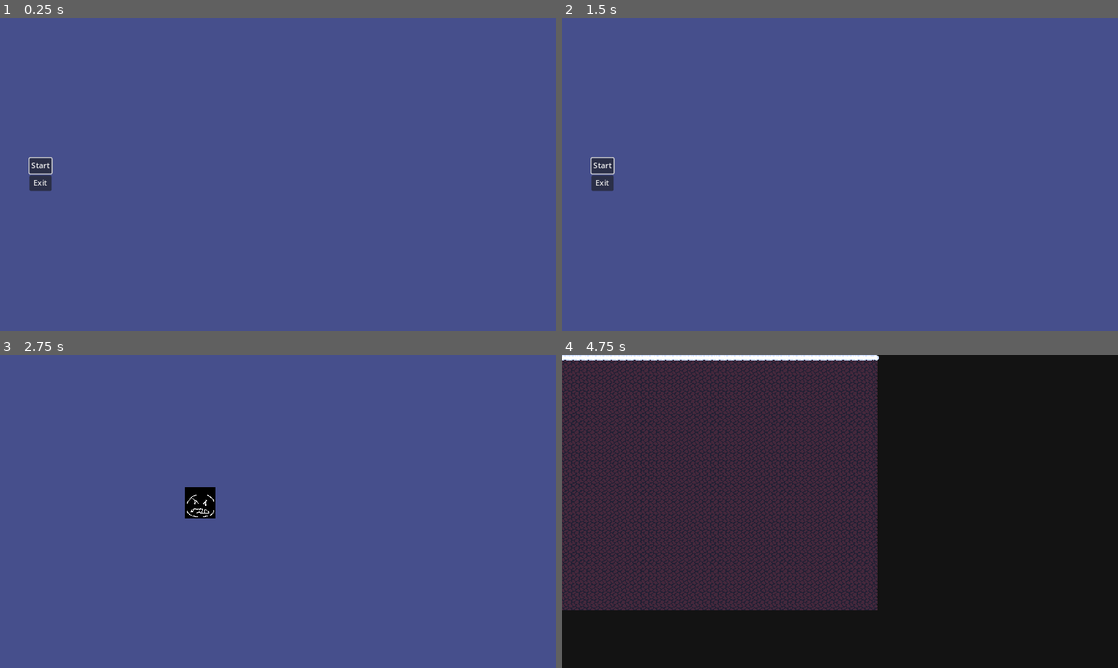
Above: before the commit, frames 1-4 (two rows, left to right).
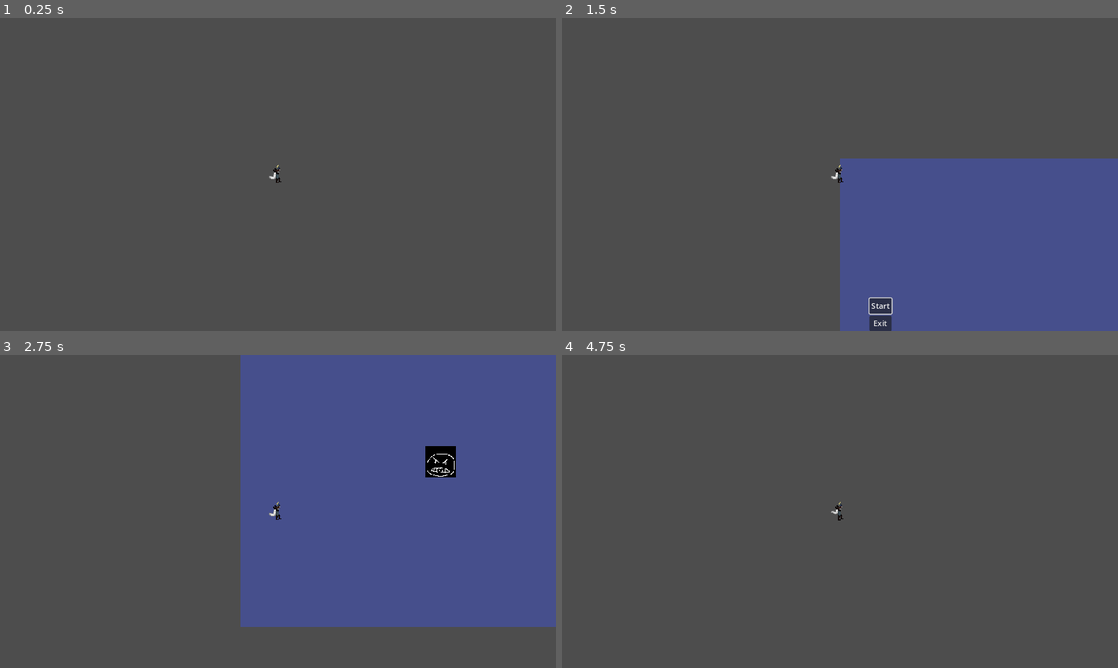
Above: after the commit, the same moments.

Repository: Tooffeer/1st-Semester-Creative-Project
Game: Godot game, scene res://Scenes/Main/main.tscn
The game is run twice, just before and just after one commit, with the same random seed, the same clock (stepped at 60 frames per second) and the same inputs.
Inputs (mouse positions are in pixels of both pictures, inside the frame that each line leads up to; where the layout moved, square brackets give the same spot in the first picture):
- Up to frame 1 (0.25 s): no input
- Up to frame 2 (1.5 s): click (600, 165) at 0.5 s, where only the run before the commit has a clickable "Start"; click (600, 165) at 1.25 s, where only the run before the commit has a clickable "Start"
- Up to frame 3 (2.75 s): tap Enter (ui_accept) at 2 s; hold D (right) from 2.03 s (still down); hold Space (jump) from 2.03 s (still down)
- Up to frame 4 (4.75 s): release D (right) at 2.75 s; release Space (jump) at 2.75 s; click (984, 445) [745, 486] at 2.75 s; click (745, 486) at 3.52 s; hold D (right) from 4.28 s (still down); tap Space (jump) at 4.35, 4.52 s

The runs differ from the first frame. In frame 1, 100% of the frame differs, in the area x 0-100%, y 0-100%; in frame 2, 73%; in frame 3, 51%; in frame 4, 100%.

Commit message:
Whatever i was working on

Diff:
--- a/1st Semester Creative Project/SceneTransition.gd
+++ /dev/null
@@ -1,8 +0,0 @@
-extends CanvasLayer
-
-@onready var animation_player = $AnimationPlayer
-
-func changeScene(target):
-	animation_player.play("Dissolve")
-	await animation_player.animation_finished
-	get_tree().change
--- a/1st Semester Creative Project/Scenes/Game/Levels/Level_1/level_1.gd
+++ b/1st Semester Creative Project/Scenes/Game/Levels/Level_1/level_1.gd
@@ -1,9 +1,10 @@
 extends Node2D
+
+@onready var spawner = $Spawners/Spawner
 
 # Called when the node enters the scene tree for the first time.
 func _ready():
 	pass
-
 # Called every frame. 'delta' is the elapsed time since the previous frame.
 func _process(delta):
 	pass
--- a/1st Semester Creative Project/Scenes/Game/Player2D/player.gd
+++ b/1st Semester Creative Project/Scenes/Game/Player2D/player.gd
@@ -34,6 +34,7 @@
 	# When player scene is created
 	playerHealth = MAXplayerHealth
 
+
 # Called every frame. 'delta' is the elapsed time since the previous frame.
 func _physics_process(delta):
 	# Get player input direction
@@ -64,7 +65,7 @@
 func jump(delta, direction):
 	if not is_on_floor():
 		# Apply gravity when in air
-		velocity.y += get_gravity() * delta
+		velocity.y += getGravity() * delta
 
 		# Starts the coyote timer
 		coyoteTimer += delta
@@ -93,7 +94,7 @@
 
 func wallSlide(delta, direction):
 	if is_on_wall() and !is_on_floor():
-		if Input.is_action_pressed("left") or Input.is_action_pressed("right"):
+		if direction != 0:
 			isWallSliding = true
 	else:
 		isWallSliding = false
@@ -102,7 +103,7 @@
 		velocity.y += wallJumpGravity * delta
 		velocity.y = min(velocity.y, wallJumpGravity)
 
-func get_gravity():
+func getGravity():
 	return jumpGravity if velocity.y < 0.0 else fallGravity
 
 func stateMachine(direction):
--- a/1st Semester Creative Project/Scenes/Game/Player2D/player.tscn
+++ b/1st Semester Creative Project/Scenes/Game/Player2D/player.tscn
@@ -177,12 +177,3 @@
 sprite_frames = SubResource("SpriteFrames_inid1")
 animation = &"Wallslide"
 frame_progress = 0.272737
-
-[node name="Camera2D" type="Camera2D" parent="."]
-position = Vector2(0, -28)
-zoom = Vector2(2.75, 2.75)
-drag_horizontal_enabled = true
-drag_vertical_enabled = true
-drag_left_margin = 0.28
-drag_top_margin = 0.5
-drag_bottom_margin = 0.35
--- a/1st Semester Creative Project/Scenes/Game/game.gd
+++ b/1st Semester Creative Project/Scenes/Game/game.gd
@@ -1,9 +1,27 @@
 extends Node2D
+
+var player = preload("res://Scenes/Game/Player2D/player.tscn").instantiate()
+@onready var camera_anchor = $CameraAnchor
+
+signal playerDead
 
 # Called when the node enters the scene tree for the first time.
 func _ready():
-	pass # Replace with function body.
+	connect("playerDead", spawnPlayer)
+	self.emit_signal("playerDead")
 
 # Called every frame. 'delta' is the elapsed time since the previous frame.
 func _process(delta):
+	#var test = get_node("/root/Global")
+	#test.emit_signal("playerDead")
+	cameraPosition()
 	pass
+
+func spawnPlayer():
+	self.add_child(player)
+	player.position = Vector2(0, -399)
+	camera_anchor.position = player.position
+
+func cameraPosition():
+	if player.is_inside_tree():
+		camera_anchor.position = player.position
--- a/1st Semester Creative Project/Scenes/Game/game.tscn
+++ b/1st Semester Creative Project/Scenes/Game/game.tscn
@@ -4,3 +4,7 @@
 
 [node name="Game" type="Node2D"]
 script = ExtResource("1_4barx")
+
+[node name="CameraAnchor" type="Node2D" parent="."]
+
+[node name="Camera2D" type="Camera2D" parent="CameraAnchor"]
--- a/1st Semester Creative Project/Scenes/Main/main.gd
+++ b/1st Semester Creative Project/Scenes/Main/main.gd
@@ -9,7 +9,6 @@
 # Preload scenes
 var gameScene = preload("res://Scenes/Game/game.tscn").instantiate()
 var level_1 = preload("res://Scenes/Game/Levels/Level_1/level_1.tscn").instantiate()
-var player = preload("res://Scenes/Game/Player2D/player.tscn").instantiate()
 
 # Called when the node enters the scene tree for the first time.
 func _ready():
@@ -35,7 +34,7 @@
 	get_tree().quit()
 
 func _on_level_1_pressed():
-	# Load level 1 and player, added to gamescene
+	# Load level 1, added to gamescene
 	loadScene(level_1, gameScene)
 
 	# Hide title for now
@@ -45,7 +44,3 @@
 	animation_player.play("Dissolve")
 	await animation_player.animation_finished
 	animation_player.play_backwards("Dissolve")
-	loadScene(player, gameScene)
-
-	# Prevents player from spawning into map, remove until i get a spawnpoint working
-	player.position = Vector2(0,-40)
--- /dev/null
+++ b/1st Semester Creative Project/global.gd
@@ -0,0 +1 @@
+extends Node
--- a/1st Semester Creative Project/project.godot
+++ b/1st Semester Creative Project/project.godot
@@ -14,6 +14,10 @@
 run/main_scene="res://Scenes/Main/main.tscn"
 config/features=PackedStringArray("4.2", "Forward Plus")
 config/icon="res://Assets/icon.svg"
+
+[autoload]
+
+Global="*res://global.gd"
 
 [display]
 
